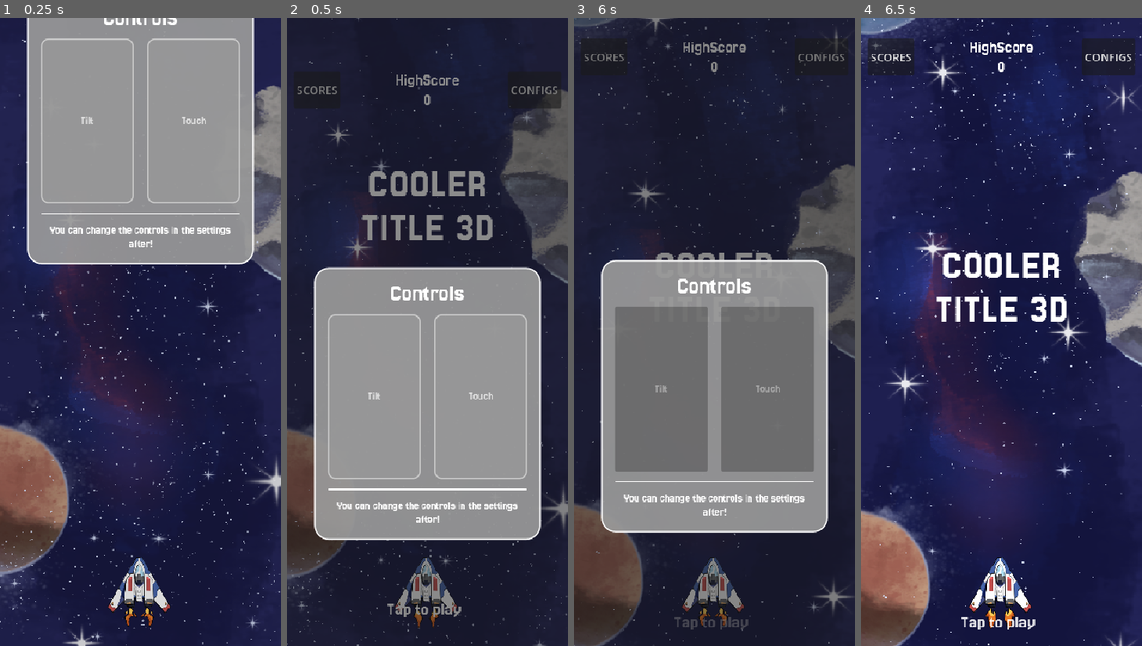
Above: before the commit, frames 1-4 (left to right).
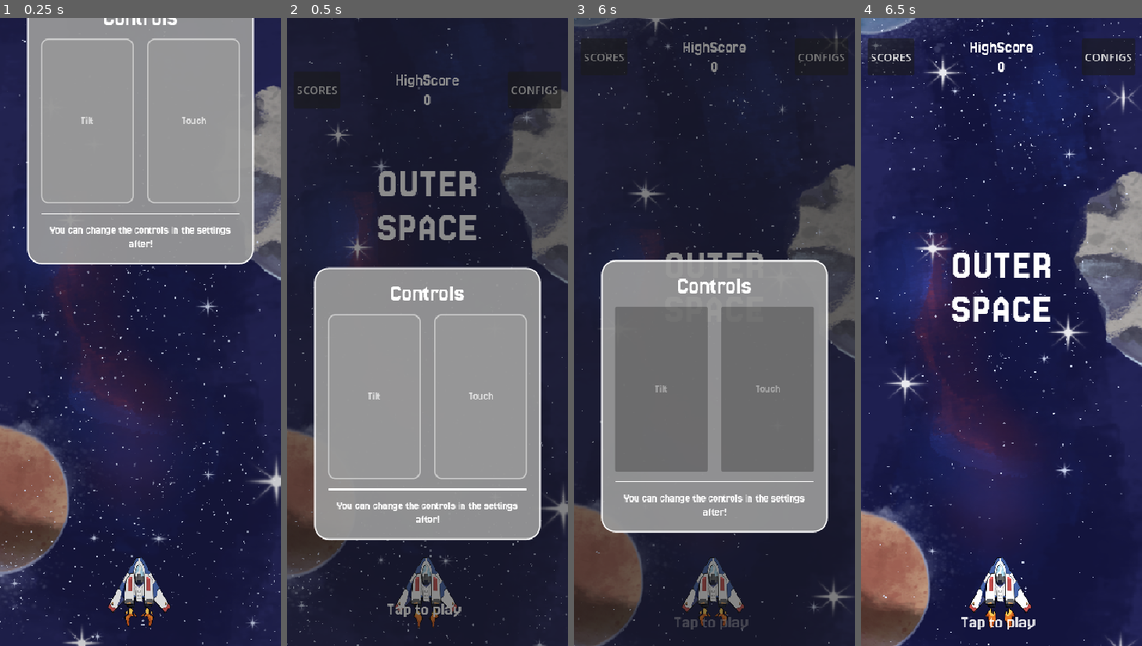
Above: after the commit, the same moments.

Repository: Juawo/space-shooter
Game: Godot game, scene res://scenes/ui/boot_scene/boot_scene.tscn
The game is run twice, just before and just after one commit, with the same random seed, the same clock (stepped at 60 frames per second) and the same inputs. The engine's default icon, where the game draws it, is replaced by a stand-in: a white triangle on a blue panel in a dark square.
Inputs (mouse positions are in pixels of both pictures, inside the frame that each line leads up to):
- Up to frame 1 (0.25 s): no input
- Up to frame 2 (0.5 s): no input
- Up to frame 3 (6 s): tap Enter every 0.75 s from 0.5 to 4.25 s; drag from (714, 332) to (714, 583) at 0.52 s; drag from (658, 363) to (714, 583) at 1.27 s; move the mouse to (742, 193) at 2.02 s; hold Right (ui_right) 2.03-2.75 s; drag from (700, 457) to (630, 237) at 2.77 s; move the mouse to (798, 426) at 3.52 s; hold Left (ui_left) 3.53-4.25 s; drag from (630, 237) to (714, 583) at 4.27 s; move the mouse to (728, 332) at 5.02 s; hold Down (ui_down) 5.03-5.75 s; click (728, 332) at 5.17 s; drag from (672, 175) to (658, 363) at 5.77 s
- Up to frame 4 (6.5 s): no input

Frame 1 is identical in both runs. In frame 2, 2.1% of the frame differs, in the area x 26-74%, y 24-36%; in frame 3, 0.3%; in frame 4, 2.2%, in the area x 26-74%, y 37-49%.

Commit message:
refactor: update export paths and modify main menu title

Diff:
--- a/scenes/ui/MainMenu/main_menu.tscn
+++ b/scenes/ui/MainMenu/main_menu.tscn
@@ -181,8 +181,8 @@
 mouse_filter = 1
 theme_override_fonts/font = ExtResource("1_ift2n")
 theme_override_font_sizes/font_size = 60
-text = "COOLER
-TITLE 3D"
+text = "OUTER
+SPACE"
 horizontal_alignment = 1
 
 [node name="InstructionWrapper" type="Control" parent="MarginContainer/VBoxContainer" unique_id=1738946733]
Not shown, changed: export_presets.cfg
